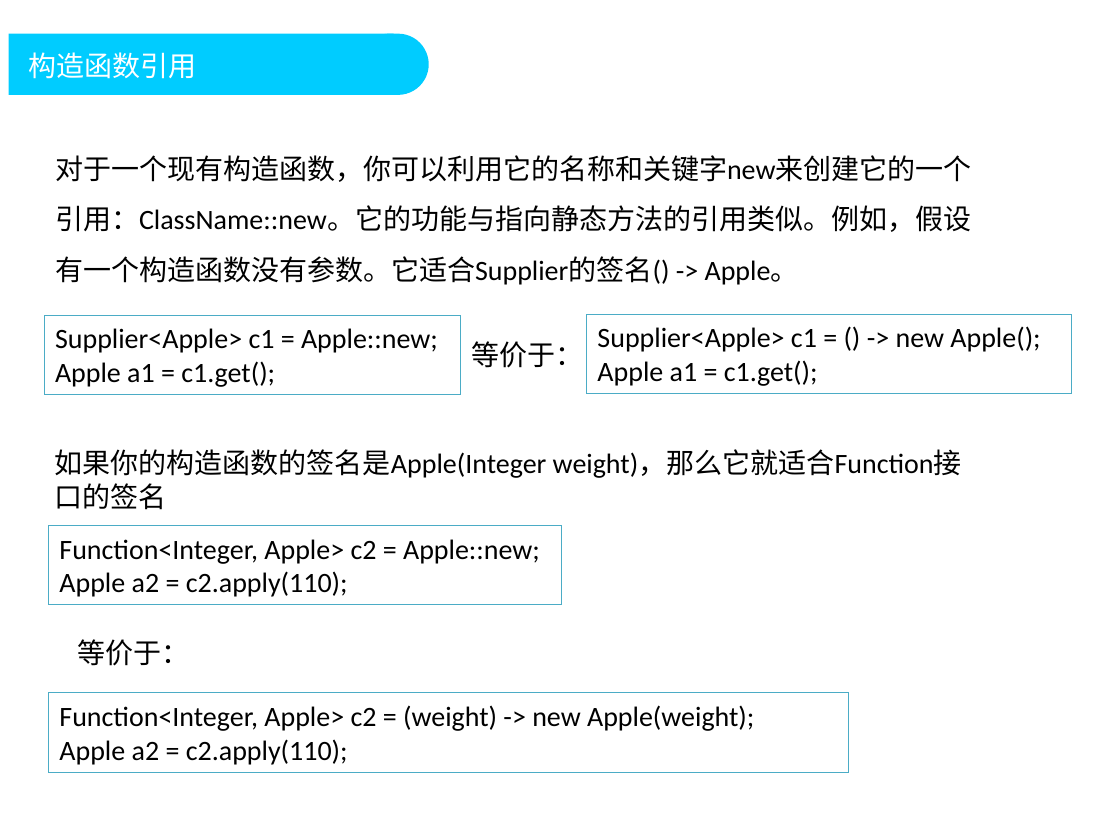
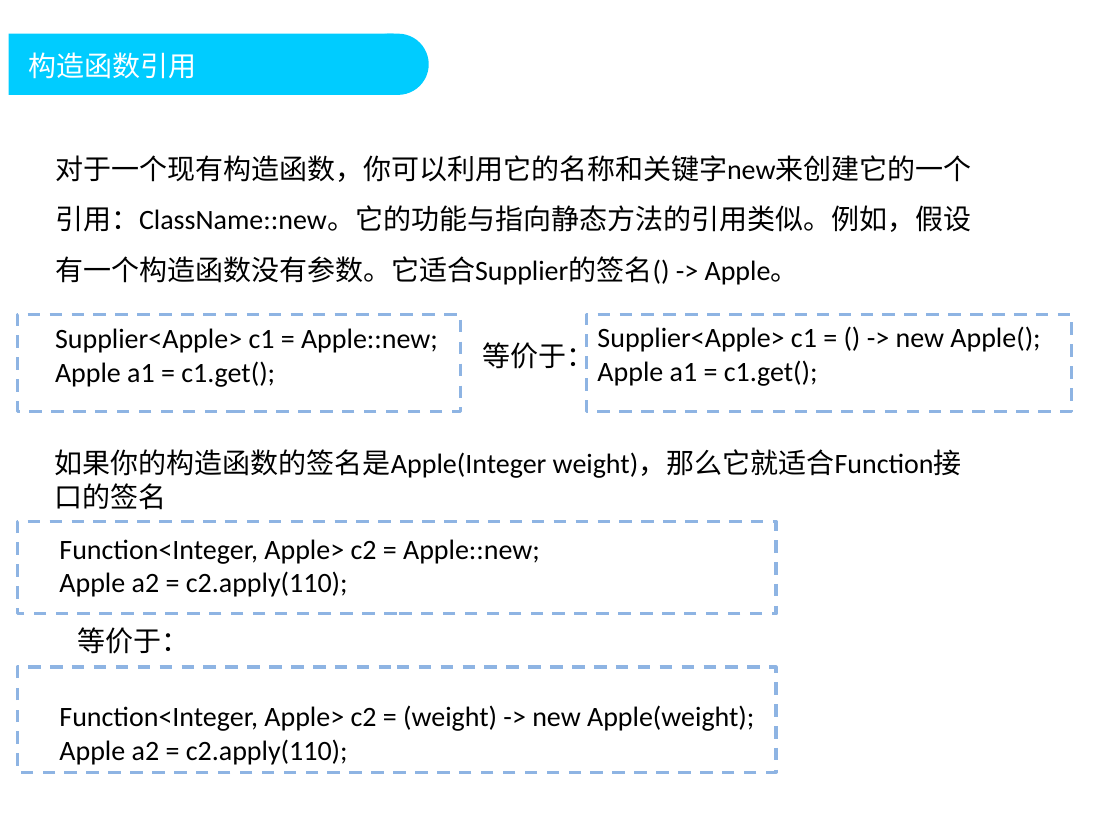
Before and after one commit to DoublePoint/MVC, a slide deck: slide 38 of 04相关插件/Java8/Java高级教程2.pptx (slide 39 before the commit). Drawn at 1120x840 pixels with LibreOffice and Linux fonts; fonts in the diff are those of the drawing; background and template pictures are left out. Boxes give left, top, right and bottom in pixels: in the first picture for what was removed or moved away, otherwise in the second. Text is boxed around its words. In the diff, an @@ line names an element or a change of style, - is before the commit and + after.

```diff
--- a/04相关插件/Java8/Java高级教程2.pptx
+++ b/04相关插件/Java8/Java高级教程2.pptx
@@ rectangle added at <box>18,315,461,412</box>, outline #8EB4E3 2 pt dashed @@
@@ rectangle added at <box>587,315,1072,412</box>, outline #8EB4E3 2 pt dashed @@
@@ text "等价于：" rewrapped from <box>471,341,583,368</box> to <box>483,338,595,369</box> @@
@@ rectangle added at <box>18,522,776,615</box>, outline #8EB4E3 2 pt dashed @@
@@ text "等价于：": place and size @@
-text "等价于：" at <box>77,639,189,666</box>
+text "等价于：" at <box>77,627,189,654</box>
@@ rectangle added at <box>18,666,776,772</box>, outline #8EB4E3 2 pt dashed @@
@@ 4 texts: place and size @@
-4 texts at <box>44,315,1072,773</box>
+4 texts at <box>55,326,1040,765</box>
@@ outline #4BACC6 0.75 pt to none in 4 elements at <box>55,328,438,387</box>, <box>597,326,1040,386</box>, <box>59,539,540,597</box>, <box>59,705,754,765</box> @@
```
Also in this commit, not shown: 35 other slides changed, 7 slides added, 1 slide removed, 14 other files.
